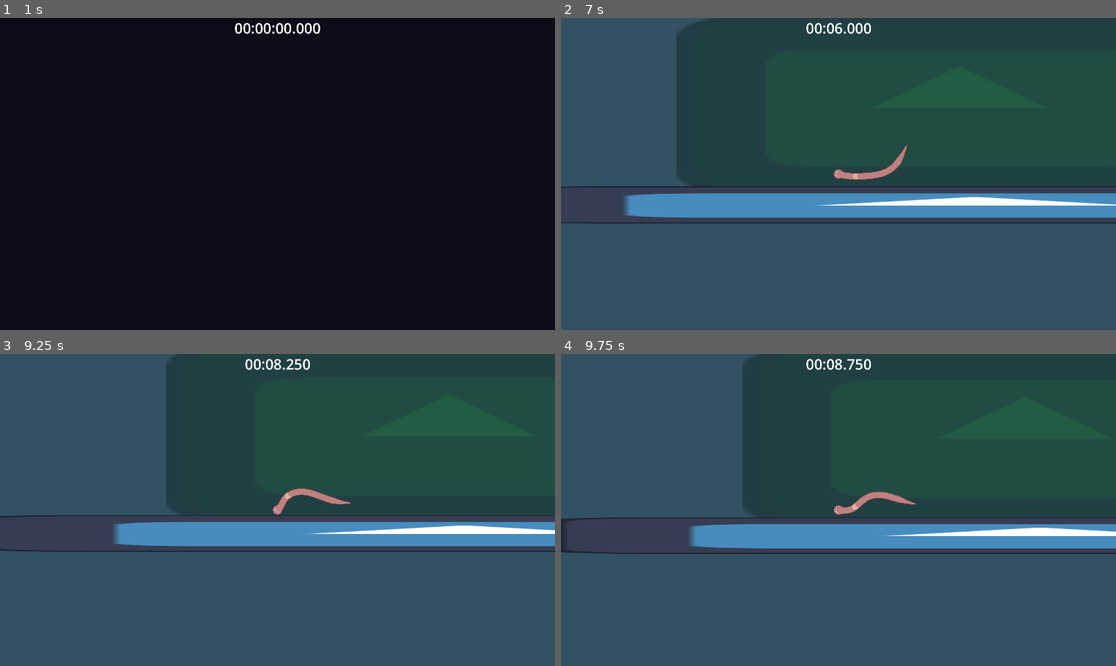
Above: before the commit, frames 1-4 (two rows, left to right).
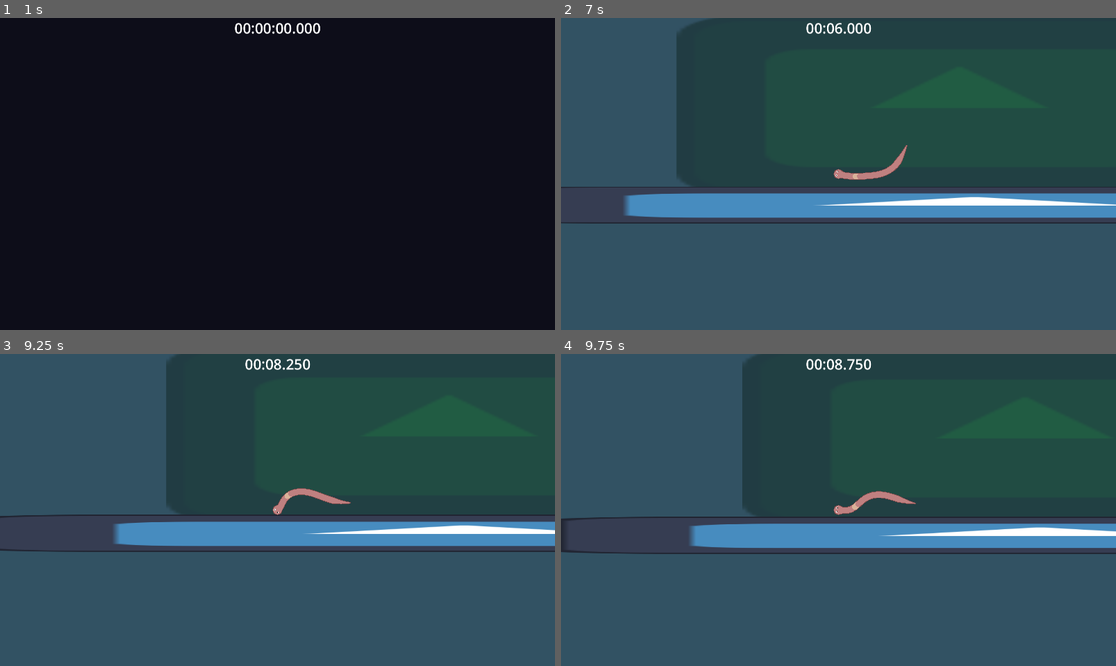
Above: after the commit, the same moments.

Repository: antax02/Mask-Spelet
Game: Godot game, scene res://scenes/ui/main_menu.tscn
Two runs of this game, one before a commit and one after it. Both use one fixed random seed, a clock stepped at 60 frames per second and the inputs below. The engine's default icon, where the game draws it, is replaced by a stand-in: a white triangle on a blue panel in a dark square.
Inputs (mouse positions are in pixels of both pictures, inside the frame that each line leads up to):
- Up to frame 1 (1 s): click "Play" at 0.5 s
- Up to frame 2 (7 s): move the mouse to (810, 236) at 1.27 s; move the mouse to (1005, 220) at 2.02 s; move the mouse to (672, 127) at 2.77 s; move the mouse to (866, 174) at 3.52 s; move the mouse to (755, 96) at 4.27 s; move the mouse to (960, 158) at 5.02 s; move the mouse to (727, 189) at 5.77 s; move the mouse to (894, 105) at 6.52 s
- Up to frame 3 (9.25 s): move the mouse to (249, 572) at 7.27 s; move the mouse to (444, 556) at 8.02 s; move the mouse to (111, 463) at 8.77 s
- Up to frame 4 (9.75 s): move the mouse to (866, 510) at 9.52 s

Frame 1 is identical in both runs. In frame 2, 0.2% of the frame differs, in the area x 0-100%, y 47-55%; in frame 3, 0.5%; in frame 4, 0.7%, in the area x 6-100%, y 43-65%.

Commit message:
Improve ground area SFX and camera shake logic
Stops and restarts rock smash sound effects when entering or exiting ground areas to prevent overlapping audio. Reduces camera shake intensity from 2 to 1 for both events.

Diff:
--- a/scripts/player/player.gd
+++ b/scripts/player/player.gd
@@ -35,8 +35,10 @@
 func _on_area_2d_area_entered(area: Area2D) -> void:
 	if area.is_in_group("ground"):
 		is_in_ground = true
+		if (rock_smash_entrance_sfx.playing):
+			rock_smash_entrance_sfx.stop()
 		rock_smash_entrance_sfx.play();
-		$Camera.shake(2)
+		$Camera.shake(1)
 
 	if area.is_in_group("finish"):
 		finished_level.emit()
@@ -44,8 +46,10 @@
 func _on_area_2d_area_exited(area: Area2D) -> void:
 	if area.is_in_group("ground"):
 		is_in_ground = false
+		if (rock_smash_exit_sfx.playing):
+			rock_smash_exit_sfx.stop()
 		rock_smash_exit_sfx.play();
-		$Camera.shake(2)
+		$Camera.shake(1)
 
 func _input(event: InputEvent) -> void:
 	if event.is_action_pressed("restart"):
